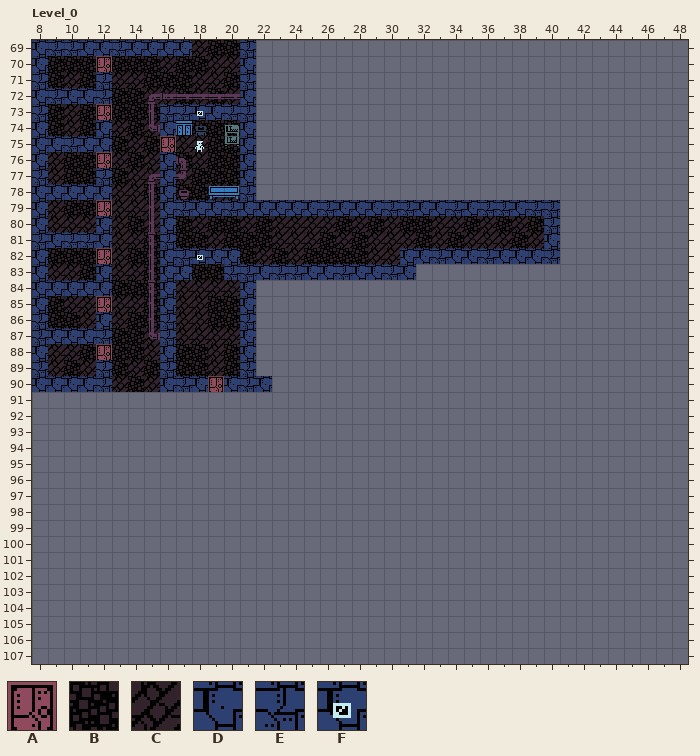
LDtk project: assets/levels/demo/level.ldtk. The picture above is the old version.
Cells are 16x16 px. Shown: Level_0 x 8..48, y 69..107.
Key: from "door": A 0; from "tiles": B 0, C 1; from "walls": D 0, E 1, F 2.
_ is an empty cell, # one hidden under a higher layer.
Objects are placed by their top-left corner, in cells (3,4 is the top-left corner of cell 3,4); size is 1x1 cell unless given.
Layers that did not change in this view are not listed.
Layer "tiles" before, first column x 8:
 80 _CCC_CBC_BCBBCBCCCCBCBCBBCCBCBCB_________
 81 _###_CCB_BBCBBBCCCBCBCCCBCBCCCBC_________
 82 _BBBCCBB_____BCBCBBBBCC__________________
 83 _CCB_CCB__BB_____________________________
 84 _###_BBB_CCCC____________________________
 85 _BCCCCCB_CCBB____________________________
 86 _BBC_CBB_CCBB____________________________
 87 _###_BBC_CCCC____________________________
 88 _CCBCBBC_BBCB____________________________
 89 _CBC_BCB_BBCB____________________________
 90 _###_CBC___C_____________________________
 91 _________________________________________
 92 _________________________________________
 93 _________________________________________
 94 _________________________________________
 95 _________________________________________
 96 _________________________________________
 97 _________________________________________
 98 _________________________________________
 99 _________________________________________
100 _________________________________________
101 _________________________________________
102 _________________________________________
103 _________________________________________
104 _________________________________________
105 _________________________________________
106 _________________________________________
107 _________________________________________
Layer "walls" before, first column x 8:
 69 DEEDDEDDDD___E___________________________
 70 D____________D___________________________
 71 E___E________E___________________________
 72 DEDDE________D___________________________
 73 E_______EEFDEE___________________________
 74 D___D___D____D___________________________
 75 DDEDD________D___________________________
 76 D_______D____D___________________________
 77 E___E___D____D___________________________
 78 DDDDD___D____E___________________________
 79 D_______DEDDEDDDDDEDDDEEDDEDEEDEE________
 80 D___D___D_______________________E________
 81 EDEED___E_______________________D________
 82 D_______DEFDD__________DDEDDEDDDE________
 83 D___D___DD__EEDEEDDEDDED_________________
 84 DDDDD___D____D___________________________
 85 D_______D____D___________________________
 86 E___D___E____E___________________________
 87 EDDDE___E____D___________________________
 88 D_______D____D___________________________
 89 E___E___E____E___________________________
 90 DDDDE___DED_DED__________________________
 91 _________________________________________
 92 _________________________________________
 93 _________________________________________
 94 _________________________________________
 95 _________________________________________
 96 _________________________________________
 97 _________________________________________
 98 _________________________________________
 99 _________________________________________
100 _________________________________________
101 _________________________________________
102 _________________________________________
103 _________________________________________
104 _________________________________________
105 _________________________________________
106 _________________________________________
107 _________________________________________
Objects on layer "live" before:
A "door" at 16,75
A "door" at 12,70
A "door" at 12,73
A "door" at 12,76
A "door" at 12,79
A "door" at 12,82
A "door" at 12,85
A "door" at 12,88
A "door" at 19,90
After:
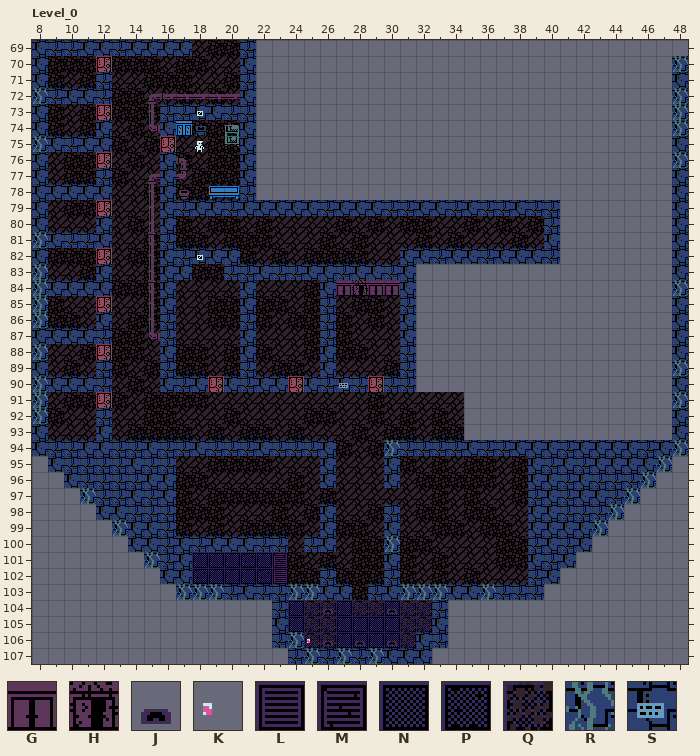
Further tiles: from "decorations": G 6, H 7; from "on_tiles": J 0, K 1; from "tiles": L 2, M 3, N 4, P 5, Q 6; from "walls": R 3, S 11.
Tiles of an added or newly shown layer are drawn over the layers below it.
From the commit log: on_tiles palette
Edits made:
Changed rows in their new state; . is an unchanged cell.
Layer "tiles":
first column x 9:
 84 .............CCCB.............
 85 .............BBCB.CBBC........
 86 .............BCBB.BCBC........
 87 .............CCCB.BCCC........
 88 .............BCCB.BBCC........
 89 .............CBBC.CCCB........
 90 ...............B....C.........
 91 CBBCBCBBBBCCCCCCCCCCBCCCCC....
 92 BCC.CCBBCCCBCCCCBBCCBCBCBC....
 93 CCC.CBBBBCBCBBCBCCCBCBBCBB....
 94 ..................BCB.........
 95 ........CCBBBBCCC.CCC.BCBCBBCB
 96 ........BBCCCCCBC.CCC.CBBBBBCB
 97 ........BCBBBBBBCBCCCCCCBCBCCB
 98 ........BBBCCCBCB.CCB.CBBCBBCC
 99 ........BCBCBBBBC.BBC.CCBBCBBC
100 ...............C..CBB.BBCCCCBB
101 .........NNNPNMBCBCBB.BCBCCCBB
102 .........PNNNPLBB.BBB.BCBCBCCC
103 ...................B..........
104 ...............NQQNQQNQQ......
105 ...............NQQNNNNQQ......
106 ................QQNNNNQ.......
Layer "on_tiles" (added):
first column x 25:
104 .J...J
106 KJ.J.J
Layer "walls":
first column x 8:
 70 ........................................R
 71 D.......................................D
 72 R.......................................R
 73 D.......................................R
 74 ........................................R
 75 R.......................................D
 76 ........................................R
 77 D.......................................D
 78 ........................................D
 79 ........................................D
 80 ........................................D
 81 R.......................................D
 82 ........................................D
 83 R.......................................D
 84 R.................D....D................R
 85 R.................E....E................D
 86 R.................E....D................D
 87 D.................E....D................D
 88 R.................D....E................D
 89 D.................D....E................R
 90 R..............D.DESE.EE................D
 91 R.......................................R
 92 R...E...................................D
 93 D...D...................................D
 94 DEEDDEEDEEDEEEDEEED...REEEEDEEDDDEDDDDEDR
 95 .DEEEEDEE.........D...D........DEDEDDDDR.
 96 ..DEEEEDD.........D...D........DDEDEEER..
 97 ...REEDED......................EDEDDER...
 98 ....DDEEE.........D...E........DDEEER....
 99 .....RDDE.........D...D........DDDDR.....
100 ......DDEDEDDDEE.ED...R........EDED......
101 .......RED............D........DED.......
102 ........DD........E...E........ED........
103 .........RRREDEERRDD.EDRRRDDREEE.........
104 ...............E.........E...............
105 ...............D.........D...............
106 ...............ER.......DE...............
107 ................ERERERDDD................
Layer "decorations":
first column x 27:
 84 GHGG
Layer "live":
added: A "door" at 24,90
added: A "door" at 29,90
added: A "door" at 12,91
Where, in picture pixels (left, top, right, bottom), the same in both pictures:
changed: (32, 56, 688, 664)
